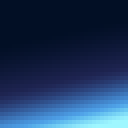
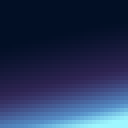
Before/after of a 128×128 layered artwork. What changed in the layer stack:
painted on "Gradient Fill 1 copy" over [0, 32, 128, 128]
